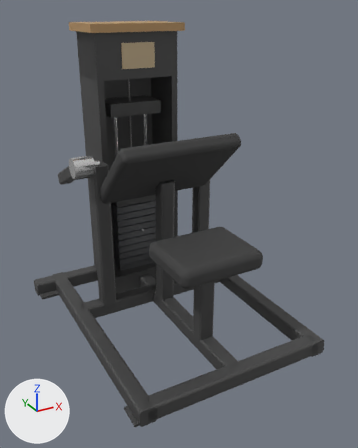
The glTF model catalogs/ludus/models/LD-B018/model.glb: old version first, new version second.
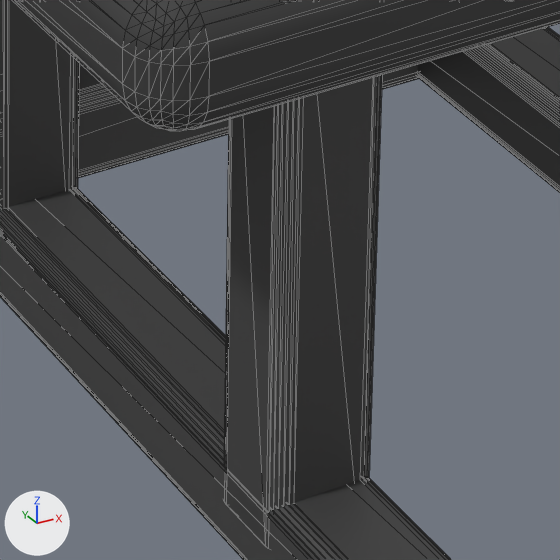
Each version appears first whole from a camera (50 mm lens) standing at (-0.97, -1.831, 1.397) and looking at (-0.003, -0.072, 0.518), and next in a close-up on the part from 45% to 67% of the width and 61% to 78% of the height. Lighting does not change. The marker at lower left points along +X, +Y and +Z. The last two pictures show the newer version. The close-ups show mesh edges as thin lines. Where no turn or scale is listed for an object, it has been applied to the vertices.
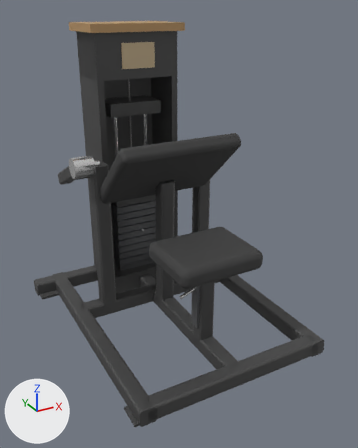
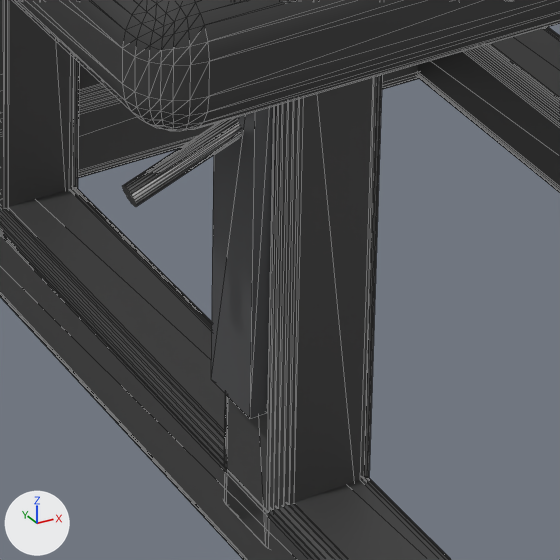
What the commit changed:
Object 'seat_pin' (ob_seat_pin) is new; it shows me_mesh_5.
Its parent is ob_seat.
Its location is (0.075, 0.05, 0.305).
Its rotation in degrees is (-111, 0, -90).
Its scale is (0.014, 0.014, 0.0854).
Object 'seat_adjuster' (ob_seat_adjuster) is new; it shows me_mesh_7.
Its parent is ob_seat.
Its location is (0.041, 0.05, 0.26).
Its scale is (0.012, 0.045, 0.26).

What differs and where, as boxes (x1, y1, x2, y2) in the close-ups (560 x 560 px):
'seat_adjuster', added: after (211, 107, 273, 419)
'seat_pin', added: after (122, 117, 240, 207)
